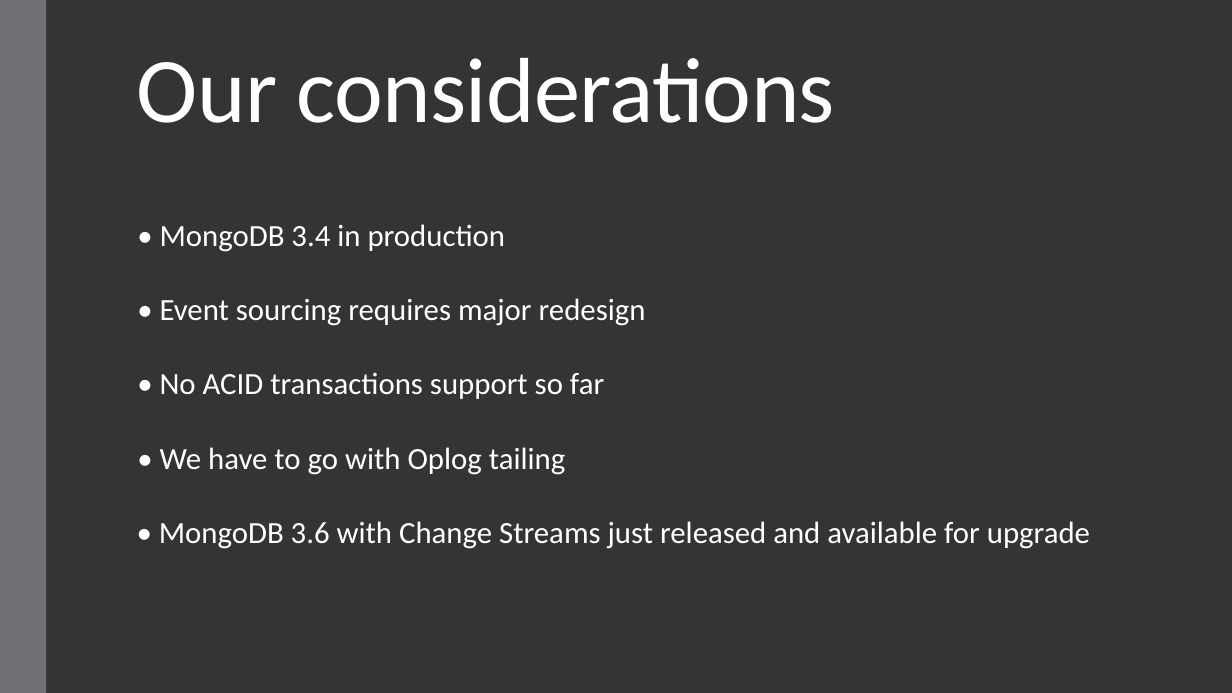
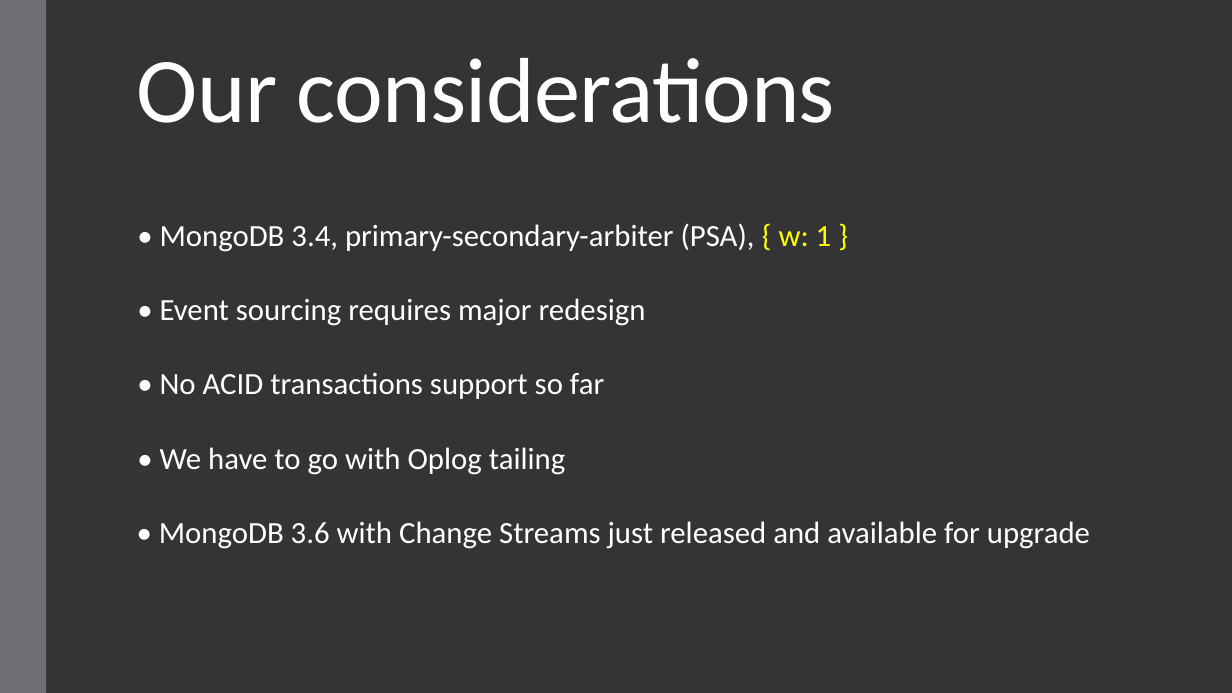
Before and after one commit to andrii-litvinov/event-driven-mongodb, a slide deck: slide 10 of t18-event-mongodb.pptx. Drawn at 1232x693 pixels with LibreOffice and Linux fonts; fonts in the diff are those of the drawing. Boxes give left, top, right and bottom in pixels: in the first picture for what was removed or moved away, otherwise in the second. Text is boxed around its words. In the diff, an @@ line names an element or a change of style, - is before the commit and + after.

Commit message:
Add some more slides

```diff
--- a/t18-event-mongodb.pptx
+++ b/t18-event-mongodb.pptx
@@ text at [160,223,832,252]: text changed @@
-• MongoDB 3.4 in production
+• MongoDB 3.4, primary-secondary-arbiter (PSA), { w: 1 }
```
Also in this commit, not shown: 1 slide added.
